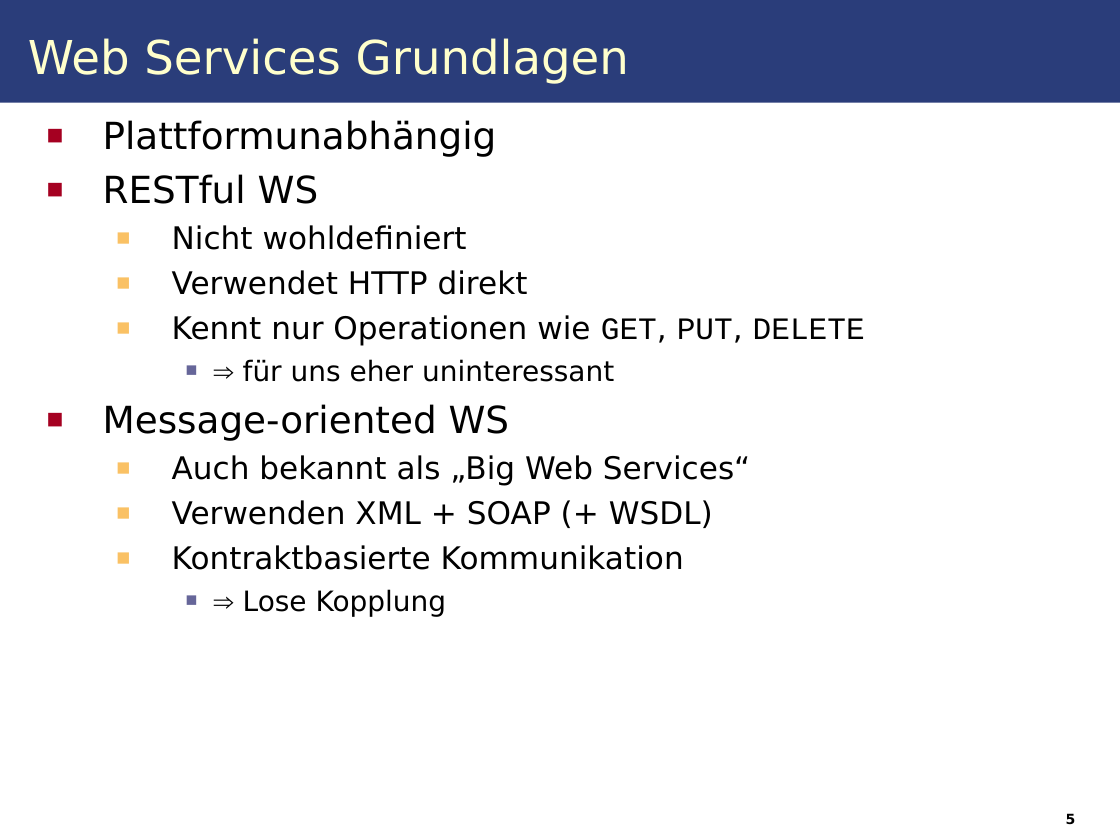
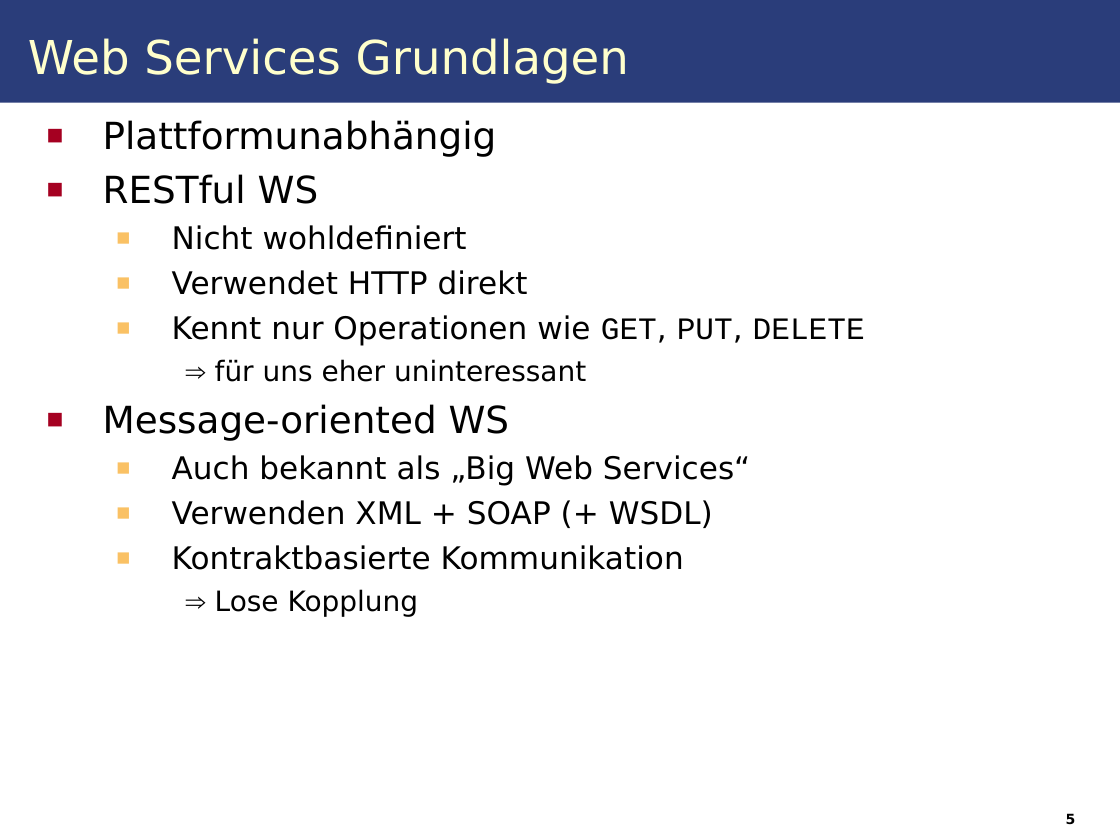
Before and after one commit to IAAS/decidr, a slide deck: slide 5 of seminars/rr/presentation/Web_Services.odp. Drawn at 1120x840 pixels with LibreOffice and Linux fonts; fonts in the diff are those of the drawing. Boxes give left, top, right and bottom in pixels: in the first picture for what was removed or moved away, otherwise in the second. Text is boxed around its words. In the diff, an @@ line names an element or a change of style, - is before the commit and + after.

```diff
--- a/seminars/rr/presentation/Web_Services.odp
+++ b/seminars/rr/presentation/Web_Services.odp
@@ text at [215, 359, 586, 617]: bullet ■ to none; list level 3 to 1 in "⇒ für uns eher uninteressant"; list level 3 to 1 in "⇒ Lose Kopplung" @@
```
Also in this commit, not shown: 13 other slides changed, 1 other file.
